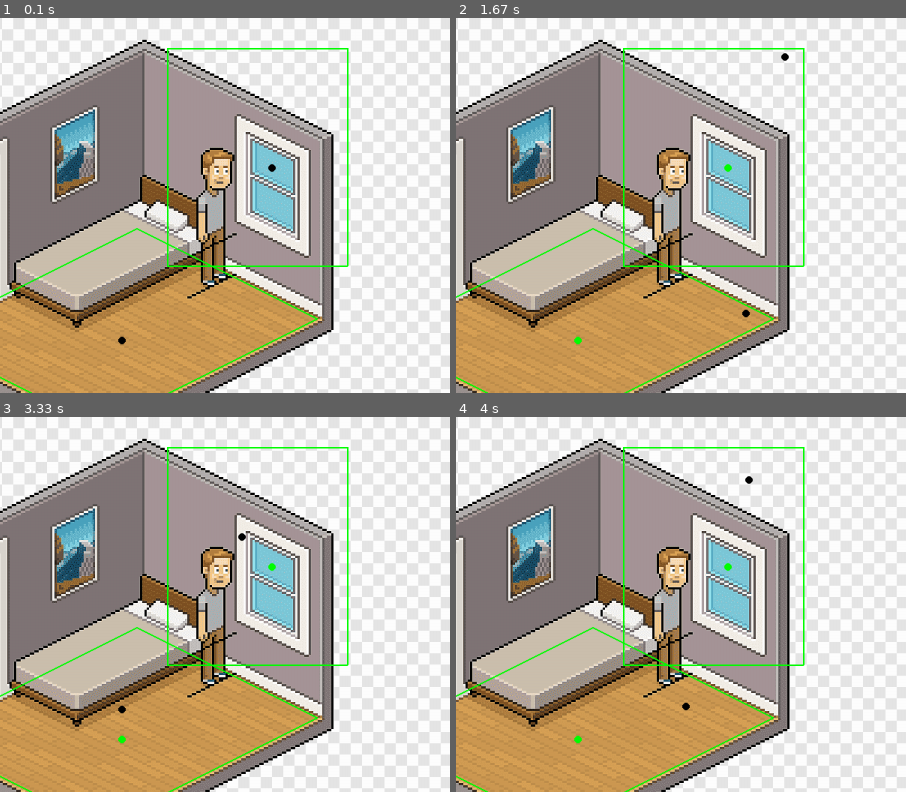
Above: before the commit, frames 1-4 (two rows, left to right).
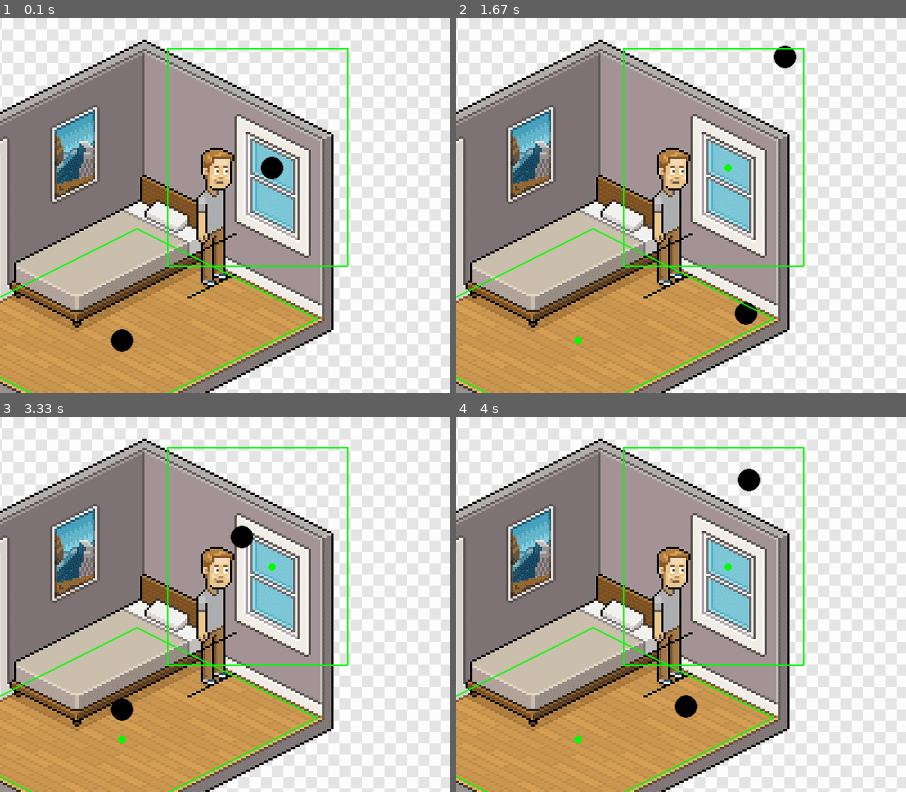
Above: after the commit, the same moments.

Repository: moises-dias/pygame-learning
Game: pygame game, started from movement_test.py
The game is run twice, just before and just after one commit, with the same random seed, the same clock (stepped at 60 frames per second) and the same inputs.
Inputs:
- Up to frame 1 (0.1 s): no input
- Up to frame 2 (1.67 s): hold Right 0.33-0.8 s; hold Up 0.83-1.13 s; hold Right 1.17-1.63 s
- Up to frame 3 (3.33 s): hold Left 1.67-2.2 s; hold Down 2.23-2.53 s; hold Left 2.57-2.97 s; hold Up from 3 s (still down)
- Up to frame 4 (4 s): release Up at 3.37 s; hold Right from 3.4 s (still down)
The pictures show only the part of the screen within x 25-75%, y 0-50%; the shares and areas given below are measured in that part.
In our replay, the window is 900x750 before the commit and 900x600 after it. These sizes can differ from the game's own. Grey fills any space a smaller window leaves; there, only what the larger window draws over its background counts as a difference.

The runs differ from the first frame. In frame 1, 0.5% of the frame differs, in the area x 24-64%, y 36-90%; in frame 2, 0.4%; in frame 3, 0.4%; in frame 4, 0.5%, in the area x 48-68%, y 13-81%.

Commit message:
adding movement when player hit a corner

Diff:
--- a/movement_test.py
+++ b/movement_test.py
@@ -5,7 +5,7 @@
 pygame.init()
 
 SCREEN_WIDTH = 1200
-SCREEN_HEIGHT = 1000
+SCREEN_HEIGHT = 800
 
 squares = [[(520, 40), (520, 330), (760, 330), (760, 40)]]
 x1 = squares[0][0][0]
@@ -50,50 +50,64 @@
     isometric_new_walker_x = 0
     isometric_new_walker_y = 0
 
+    left = 0
+    right = 0
+    up = 0
+    down = 0
+
     keys = pygame.key.get_pressed()
 
-    keys_pressed = []
 
     if keys[pygame.K_LEFT]:
-        keys_pressed.append("left")
-        new_walker_x_h -= velocity
-        new_walker_y_h += velocity
-        isometric_new_walker_x -= 2*velocity
+        left = 1
     if keys[pygame.K_RIGHT]:
-        keys_pressed.append("right")
-        new_walker_x_h += velocity
-        new_walker_y_h -= velocity
-        isometric_new_walker_x += 2*velocity
+        right = 1
     if keys[pygame.K_UP]:
-        keys_pressed.append("up")
-        new_walker_x_v -= velocity
-        new_walker_y_v -= velocity
-        isometric_new_walker_y -= velocity
+        up = 1
     if keys[pygame.K_DOWN]:
-        keys_pressed.append("down")
-        new_walker_x_v += velocity
-        new_walker_y_v += velocity
-        isometric_new_walker_y += velocity
+        down = 1
 
-# usar alguma logica de 4 variaveis, left, right, down, up, e ir somando 1 nelas dependendo de q tecla foi pressionada
-# e de qual movimento adicionar (logica abaixo) e no final subtrair right - left, se tiver 2 pra esquerda o resultado
-# da negativo e ja movo pra esquerda
+    if (up + down + left + right) == 1:
+        if left == 1:
+            if not (x1 <= walker_x - velocity):
+                if (walker_y + velocity <= y2):
+                    down += 1
+            elif not (walker_y + velocity <= y2):
+                if (x1 <= walker_x - velocity):
+                    up += 1
 
-    if len(keys_pressed) == 1:
-        key_pressed = keys_pressed[0]
-        if key_pressed == "left":
-            if not (x1 <= walker_x + new_walker_x_h + new_walker_x_v <= x2): # pode tirar o x2 dpois
-                if (new_walker_y_h + new_walker_y_v) > 0:
-                    new_walker_x_v += velocity
-                    new_walker_y_v += velocity
-                    isometric_new_walker_y += velocity
-            if not (y1 <= walker_y + new_walker_y_h + new_walker_y_v <= y2): # pode tirar o x2 dpois
-                if (new_walker_y_h + new_walker_y_v) > 0:
-                    new_walker_x_v -= velocity
-                    new_walker_y_v -= velocity
-                    isometric_new_walker_y -= velocity
-        # ajustar aqui os movimentos
+        elif right == 1:
+            if not (walker_x + velocity <= x2):
+                if (y1 <= walker_y - velocity):
+                    up += 1
+            elif not (y1 <= walker_y - velocity):
+                if (walker_x + velocity <= x2):
+                    down += 1
 
+        elif up == 1:
+            if not (x1 <= walker_x - velocity):
+                if (y1 <= walker_y - velocity):
+                    right += 1
+            elif not (y1 <= walker_y - velocity):
+                if (x1 <= walker_x - velocity):
+                    left += 1
+
+        elif down == 1:
+            if not (walker_y + velocity <= y2):
+                if (walker_x + velocity <= x2):
+                    right += 1
+            elif not (walker_x + velocity <= x2):
+                if (walker_y + velocity <= y2):
+                    left += 1
+
+    if (right - left) != 0:
+        new_walker_x_h = (right - left) * velocity
+        new_walker_y_h = (left - right) * velocity
+        isometric_new_walker_x = 2 * (right - left) * velocity
+    if (up - down) != 0:
+        new_walker_x_v = (down - up) * velocity
+        new_walker_y_v = (down - up) * velocity
+        isometric_new_walker_y = (down - up) * velocity
 
     if  x1 <= walker_x + new_walker_x_h + new_walker_x_v <= x2 and y1 <= walker_y + new_walker_y_h + new_walker_y_v <= y2:
         walker_x += new_walker_x_h
@@ -111,12 +125,10 @@
     square_to_draw = [(x, y) for x,y in squares[0]]
     square_point_to_draw = (walker_x, walker_y)
 
-    # print(square_to_draw)
-
     pygame.draw.circle(screen, (0, 255, 0), square_point, 5)
     pygame.draw.circle(screen, (0, 255, 0), isometric_point, 5)
-    pygame.draw.circle(screen, (0, 0, 0), square_point_to_draw, 5)
-    pygame.draw.circle(screen, (0, 0, 0), (isometric_walker_x, isometric_walker_y), 5)
+    pygame.draw.circle(screen, (0, 0, 0), square_point_to_draw, 15)
+    pygame.draw.circle(screen, (0, 0, 0), (isometric_walker_x, isometric_walker_y), 15)
 
     for v in isometrics:
         pygame.draw.polygon(screen, (0, 255, 0), v, 2)
